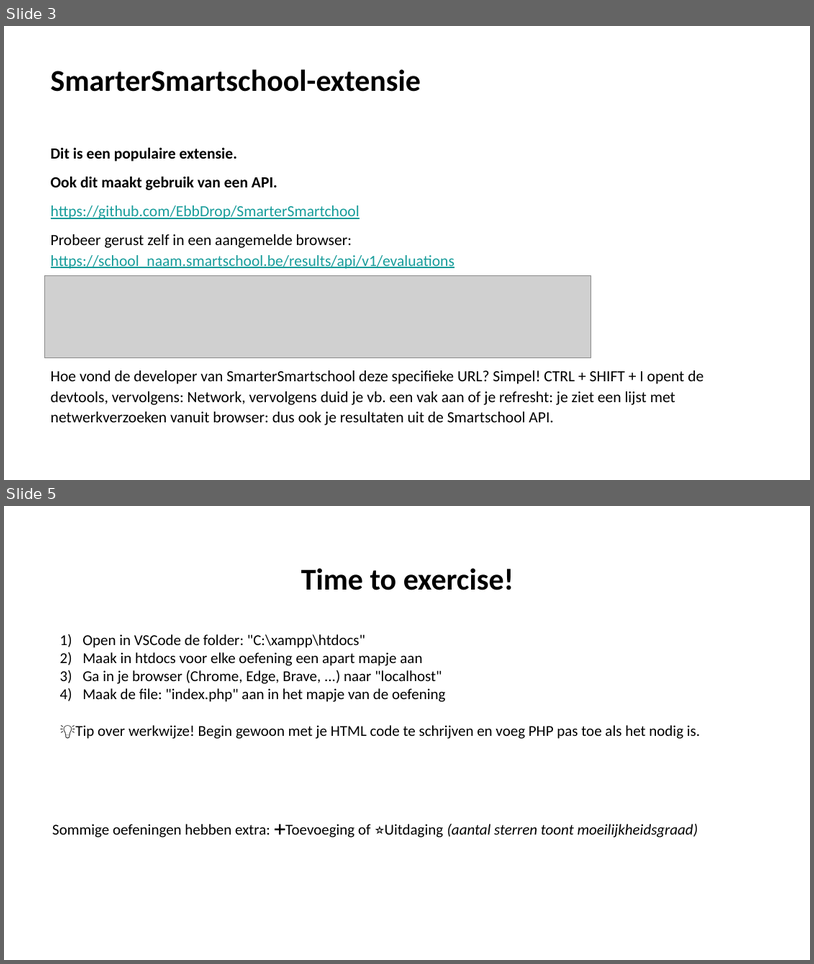
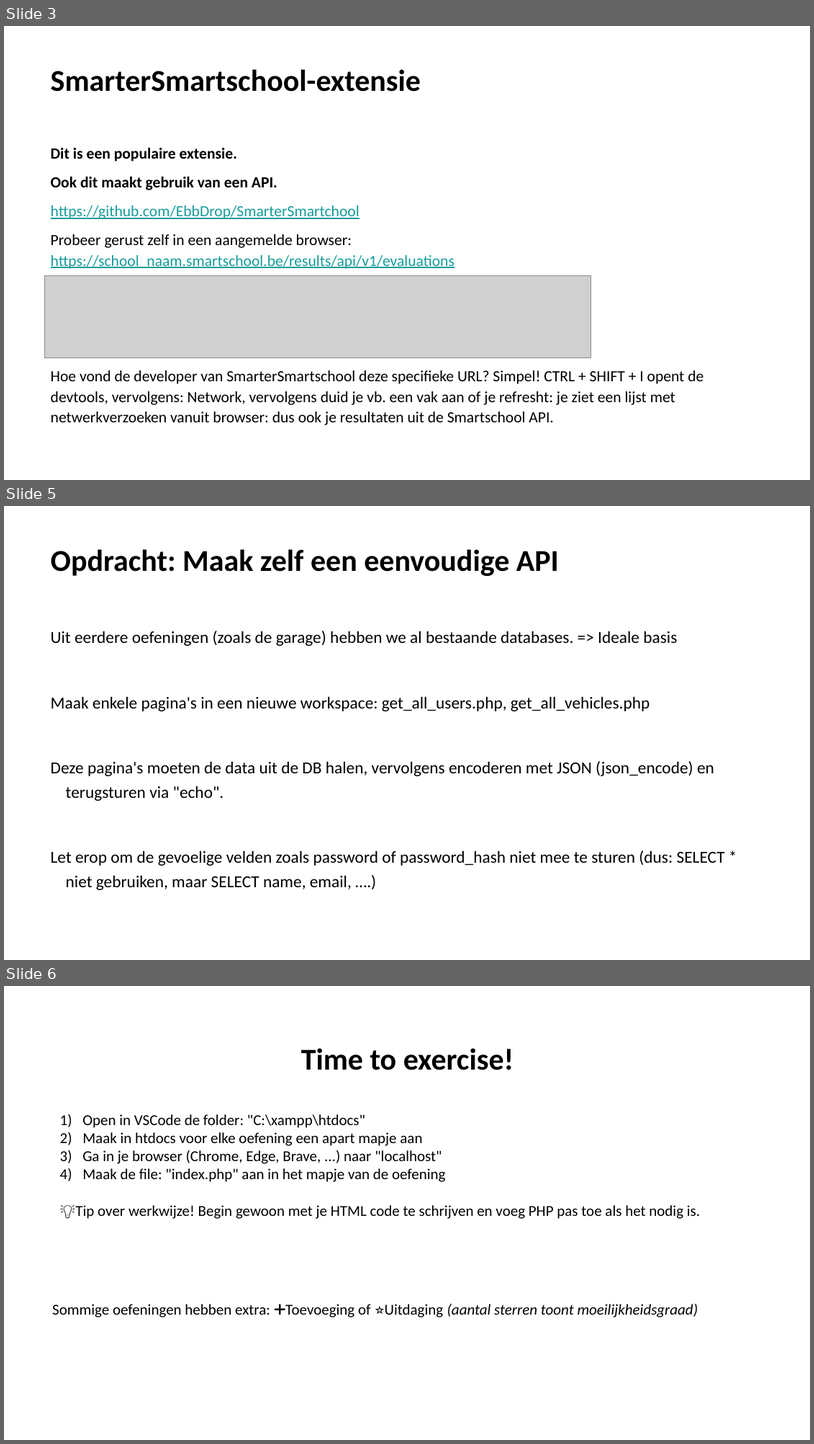
Before and after one commit to Jarnster/ICW-Webdesign-PHP, a slide deck: H4 - Application Programming Interfaces/Presentatie/H4 Application Programming Interfaces - Dynamische Websites.pptx. Shown one above the other, each under a label of ours: slides 3 and 5 before the commit, slides 3, 5 and 6 after it; the slides between them are not shown. The pictures are 814x964 and 814x1444 pixels, drawn with LibreOffice and Linux fonts; fonts in the diff are those of the drawing; grey boxes stand for pictures. Boxes give left, top, right and bottom in pixels: in the first picture for what was removed or moved away, otherwise in the second. Text is boxed around its words. In the diff, an @@ line names an element or a change of style, - is before the commit and + after.

```diff
--- a/H4 - Application Programming Interfaces/Presentatie/H4 Application Programming Interfaces - Dynamische Websites.pptx
+++ b/H4 - Application Programming Interfaces/Presentatie/H4 Application Programming Interfaces - Dynamische Websites.pptx
@@ slide 5 added at <box>4,506,810,960</box>, background #FFFFFF @@
@@ title added at <box>51,549,559,576</box>, 36 pt, text #000000, bold @@
+Opdracht: Maak zelf een eenvoudige API
@@ text added at <box>51,631,725,890</box>, 20 pt, text #000000 @@
+Uit eerdere oefeningen (zoals de garage) hebben we al bestaande databases. => Ideale basis
+Maak enkele pagina's in een nieuwe workspace: get_all_users.php, get_all_vehicles.php
+Deze pagina's moeten de data uit de DB halen, vervolgens encoderen met JSON (json_encode) en terugsturen via "echo".
+Let erop om de gevoelige velden zoals password of password_hash niet mee te sturen (dus: SELECT * niet gebruiken, maar SELECT name, email, ….)
@@ what was slide 5 is now slide 6 @@
```
Also in this commit, not shown: 1 slide changed.
